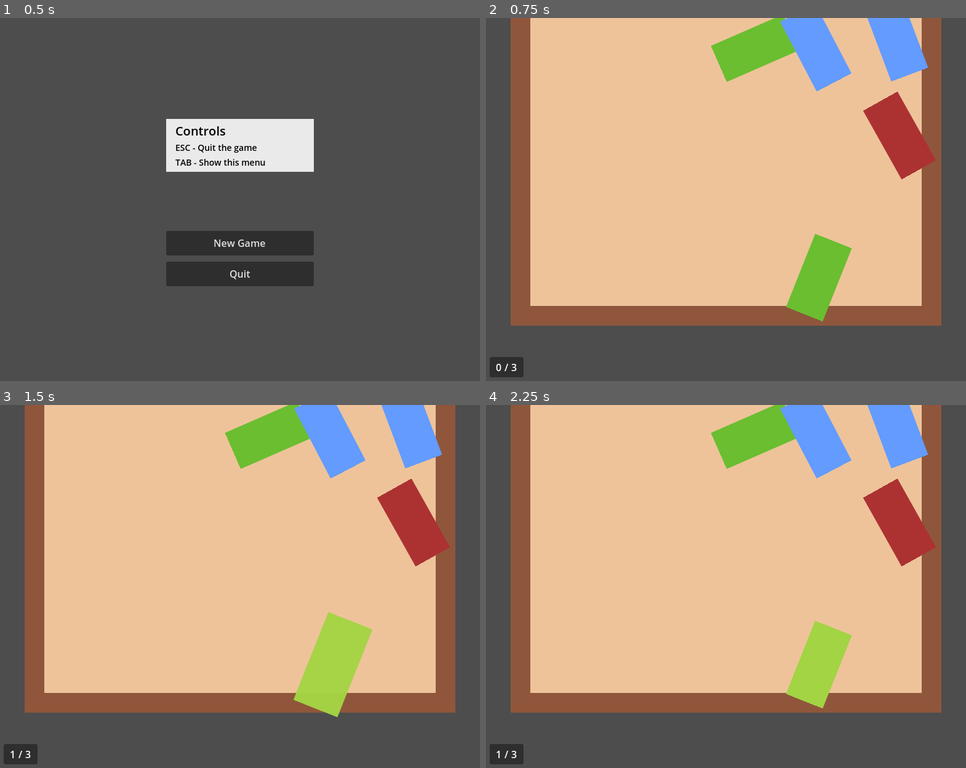
Above: before the commit, frames 1-4 (two rows, left to right).
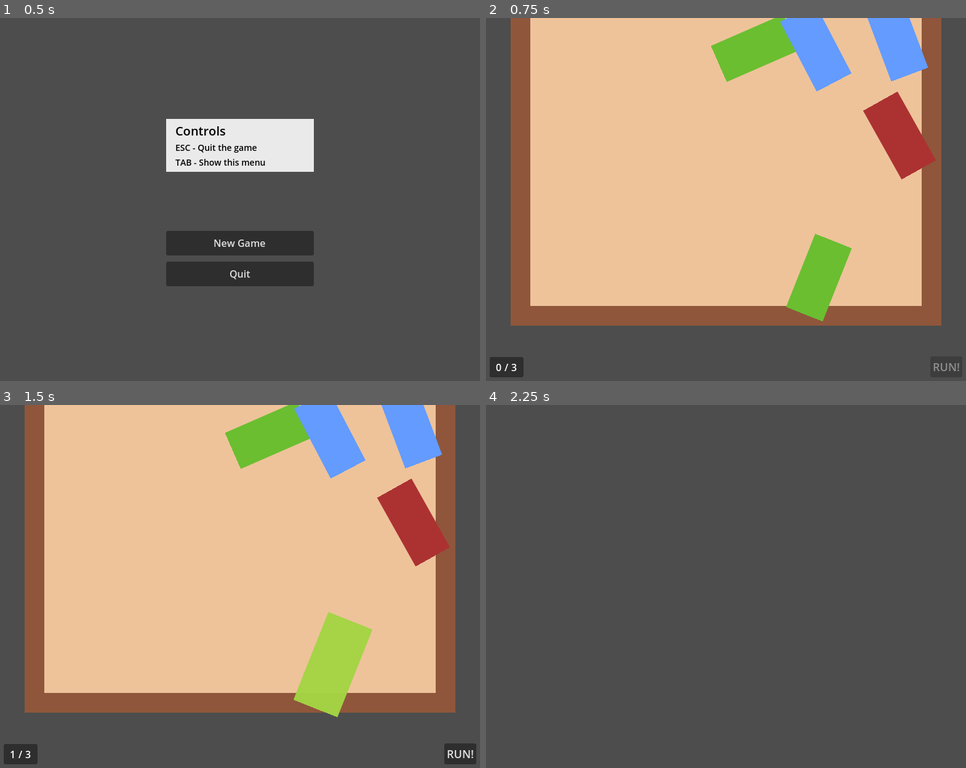
Above: after the commit, the same moments.

Repository: sterco-raro/mini-jam-158
Game: Godot game, scene res://scenes/game.tscn
Two runs of this game, one before a commit and one after it. Both use one fixed random seed, a clock stepped at 60 frames per second and the inputs below.
Inputs (mouse positions are in pixels of both pictures, inside the frame that each line leads up to):
- Up to frame 1 (0.5 s): no input
- Up to frame 2 (0.75 s): click "New Game" at 0.5 s
- Up to frame 3 (1.5 s): tap Enter at 1.25 s; move the mouse to (331, 666) at 1.27 s; click (331, 666) at 1.42 s
- Up to frame 4 (2.25 s): click (946, 753) at 2 s, where only the run after the commit has a clickable "RUN!"

Frame 1 is identical in both runs. In frame 2, less than 0.1% of the frame differs, in the area x 93-99%, y 95-98%; in frame 3, 0.4%; in frame 4, 76%, in the area x 0-95%, y 0-99%.

Commit message:
Draft screen finished, starting work on minimarket

Diff:
--- a/scenes/deck.gd
+++ b/scenes/deck.gd
@@ -7,3 +7,15 @@
 var total: int = 3
 
 var cards_list: Array[Card]
+
+func _ready():
+	EventBusGame.deck_update.connect(_on_deck_update)
+
+func _on_deck_update(cards: Array[Card]):
+	# Update cards indexes and list
+	var cards_size: int = cards.size()
+	for i: int in cards_size:
+		cards[i].index = i
+		print(cards[i].type)
+		cards_list.append(cards[i])
+	print(cards_list)
--- a/scenes/draft/draft_manager.gd
+++ b/scenes/draft/draft_manager.gd
@@ -7,6 +7,9 @@
 
 @onready
 var _cards_container: Node2D = $Drawer/Cards
+
+@onready
+var _run_button: Button = %RunButton
 
 const MIN_DRAFT_SIZE: int = 5
 const MAX_DRAFT_SIZE: int = 8
@@ -29,7 +32,13 @@
 
 func _ready():
 	EventBusGame.card_select.connect(_on_select_card)
+
+	_run_button.disabled = true
+
 	_generate_new_draft()
+
+func _process(_delta):
+	_run_button.disabled = _selected_cards.size() == 0
 
 func _generate_new_draft():
 	# Assign card values
@@ -116,3 +125,10 @@
 			EventBusGame.draft_card_select.emit(index, true)
 	# Update UI
 	EventBusUi.deck_counter_update.emit(DECK_AVAILABLE, DECK_TOTAL)
+
+func _on_run_button_pressed():
+	var cards: Array[Card] = []
+	for idx: int in _selected_cards:
+		cards.append( _current_draft[ idx ] )
+	EventBusGame.deck_update.emit(cards)
+	EventBusGame.game_start.emit()
--- a/scenes/draft/draft_screen.tscn
+++ b/scenes/draft/draft_screen.tscn
@@ -11,6 +11,7 @@
 [node name="Drawer" type="Node2D" parent="."]
 position = Vector2(400, 250)
 metadata/_edit_group_ = true
+metadata/_edit_lock_ = true
 
 [node name="Sprite2D" type="Sprite2D" parent="Drawer"]
 texture = ExtResource("1_mcfnm")
@@ -21,3 +22,25 @@
 
 [node name="DeckSizeCounter" parent="UI" instance=ExtResource("3_jy3eq")]
 unique_name_in_owner = true
+
+[node name="Controls" type="MarginContainer" parent="UI"]
+anchors_preset = 3
+anchor_left = 1.0
+anchor_top = 1.0
+anchor_right = 1.0
+anchor_bottom = 1.0
+offset_left = -68.0
+offset_top = -50.0
+grow_horizontal = 0
+grow_vertical = 0
+theme_override_constants/margin_right = 16
+theme_override_constants/margin_bottom = 16
+
+[node name="RunButton" type="Button" parent="UI/Controls"]
+unique_name_in_owner = true
+layout_mode = 2
+focus_mode = 0
+theme_override_font_sizes/font_size = 18
+text = "RUN!"
+
+[connection signal="pressed" from="UI/Controls/RunButton" to="." method="_on_run_button_pressed"]
--- a/scenes/game.gd
+++ b/scenes/game.gd
@@ -19,6 +19,7 @@
 
 	EventBusGame.scene_change.connect(_handle_scene_change)
 	EventBusGame.game_new.connect(_handle_game_new)
+	EventBusGame.game_start.connect(_handle_game_start)
 
 	CONTAINER.process_mode = Node.PROCESS_MODE_PAUSABLE
 	UI_CONTAINER.process_mode = Node.PROCESS_MODE_WHEN_PAUSED
@@ -50,6 +51,10 @@
 	draft_screen.DECK_TOTAL = DECK.total
 	EventBusGame.scene_change.emit(draft_screen)
 
+func _handle_game_start():
+	var market_screen: MarketManager = ScenesData.SCENE_02_MARKET.instantiate() as MarketManager
+	EventBusGame.scene_change.emit(market_screen)
+
 func _handle_scene_change(instance: Node):
 	_empty_scene()
 	CONTAINER.add_child(instance)
--- /dev/null
+++ b/scenes/minimarket/mini_market.gd
@@ -0,0 +1 @@
+class_name MarketManager extends Node2D
--- a/scenes/minimarket/mini_market.tscn
+++ b/scenes/minimarket/mini_market.tscn
@@ -1,3 +1,6 @@
-[gd_scene format=3 uid="uid://ke5y3affandg"]
+[gd_scene load_steps=2 format=3 uid="uid://ke5y3affandg"]
+
+[ext_resource type="Script" path="res://scenes/minimarket/mini_market.gd" id="1_la3v4"]
 
 [node name="MiniMarket" type="Node2D"]
+script = ExtResource("1_la3v4")
--- a/scripts/autoloads/event_bus_game.gd
+++ b/scripts/autoloads/event_bus_game.gd
@@ -16,3 +16,5 @@
 
 signal card_select(index: int)
 signal draft_card_select(idx: int, selected: bool)
+
+signal deck_update(available: int, total: int)
